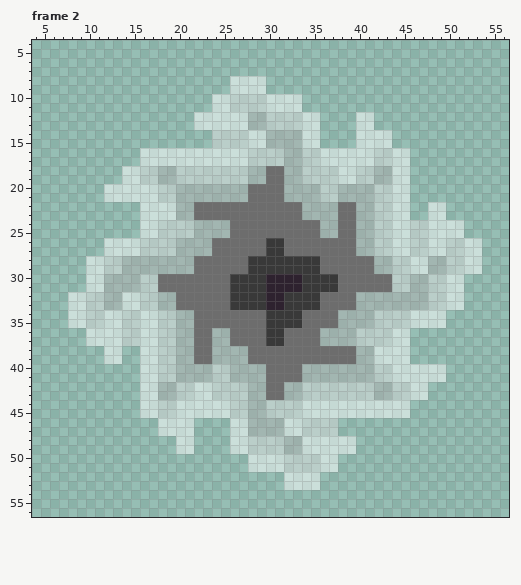
Edited in one commit: pixel-art file (games/Phaser-Snake-Game/public/assets/sprites/portal.aseprite). The picture above was drawn from the file before the commit.
64x64 pixels, 6 frames. Shown: frame 2: x 4..56, y 4..56. The commit also changed other frames, which this record leaves out.
The result:
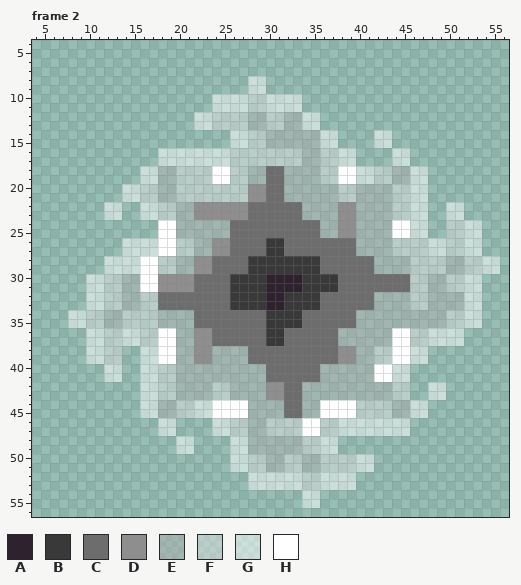
Palette (. is transparent): A #2e222f  B #393939  C #6d6d6d  D #8e8e8e  E #aeaeae80  F #dddddd80  G #ffffff80  H #ffffff
Log entry: Populated Animations - particles use portal color via "tintTopLeft"
The exact change:
layer "Layer 3" added
Changed rows in their new state; - is an unchanged pixel.
Frame 2, layers "Layer 3", "base_translucent":
first column x 8:
 8 ------------------..----------------------------
 9 ------------------..----------------------------
10 ------------------GG----------------------------
11 ------------------GG----------------------------
12 ----------------FFFF----EE------..--------------
13 ----------------FFFF----EE------..--------------
14 ----------------..GGFF----EEGG--..--------------
15 ----------------..GGFF----EEGG--..--------------
16 --------..--------FF----FFEEFF--....------------
17 --------..--------FF----FFEEFF--....------------
18 ------..GG------HH--------EE--HHGGFFEEGG--------
19 ------..GG------HH--------EE--HHGGFFEEGG--------
20 ----..--FFEEFFFFFFFFDD------EEFF--EEFFGG--------
21 ----..--FFEEFFFFFFFFDD------EEFF--EEFFGG--------
22 ----GG----FF--DDDDDD----------DD--EEFFGG..GG----
23 ----GG----FF--DDDDDD----------DD--EEFFGG..GG----
24 --------..HHEE----------------DD--EEHHGG..FFGG--
25 --------..HHEE----------------DD--EEHHGG..FFGG--
26 ----..--GGHHFF--DD----------------EEFF----------
27 ----..--GGHHFF--DD----------------EEFF----------
28 --..GGGGHHFF--DD--------------------EEFFFFEEFFGG
29 --..GGGGHHFF--DD--------------------EEFFFFEEFFGG
30 ----FF--HHDDDD----------------------CCFFEEFFGG--
31 ----FF--HHDDDD----------------------CCFFEEFFGG--
32 ..GGFFEE--CC--------------------CC----FFEEEEGG--
33 ..GGFFEE--CC--------------------CC----FFEEEEGG--
34 ----EE--FFEE------------------CC--EEEEEEEEFFGG--
35 ----EE--FFEE------------------CC--EEEEEEEEFFGG--
36 ----FFGGFFHH--DDCC----------CC--EEEEHHFFGGGG----
37 ----FFGGFFHH--DDCC----------CC--EEEEHHFFGGGG----
38 --GGFF----HH--DD--------------DD--FFHHGG--------
39 --GGFF----HH--DD--------------DD--FFHHGG--------
40 ----GG----------EE--------CC------HH--....------
41 ----GG----------EE--------CC------HH--....------
42 ----------FFEEEE--EE--DDCCEEEEEEEE----..GG------
43 ----------FFEEEE--EE--DDCCEEEEEEEE----..GG------
44 ----------EEFF--HHHH--EECCEEHHHHFFFFEEGG--------
45 ----------EEFF--HHHH--EECCEEHHHHFFFFEEGG--------
46 ------------..--GGFF--FFFFHH--GGGGGGGG----------
47 ------------..--GGFF--FFFFHH--GGGGGGGG----------
48 --------------------EEEE--FF--..----------------
49 --------------------EEEE--FF--..----------------
50 ------------------GGFFEE--EEFFFFGG--------------
51 ------------------GGFFEE--EEFFFFGG--------------
52 --------------------GGGG--FFGGGG----------------
53 --------------------GGGG--FFGGGG----------------
54 --------------------------GG--------------------
55 --------------------------GG--------------------
